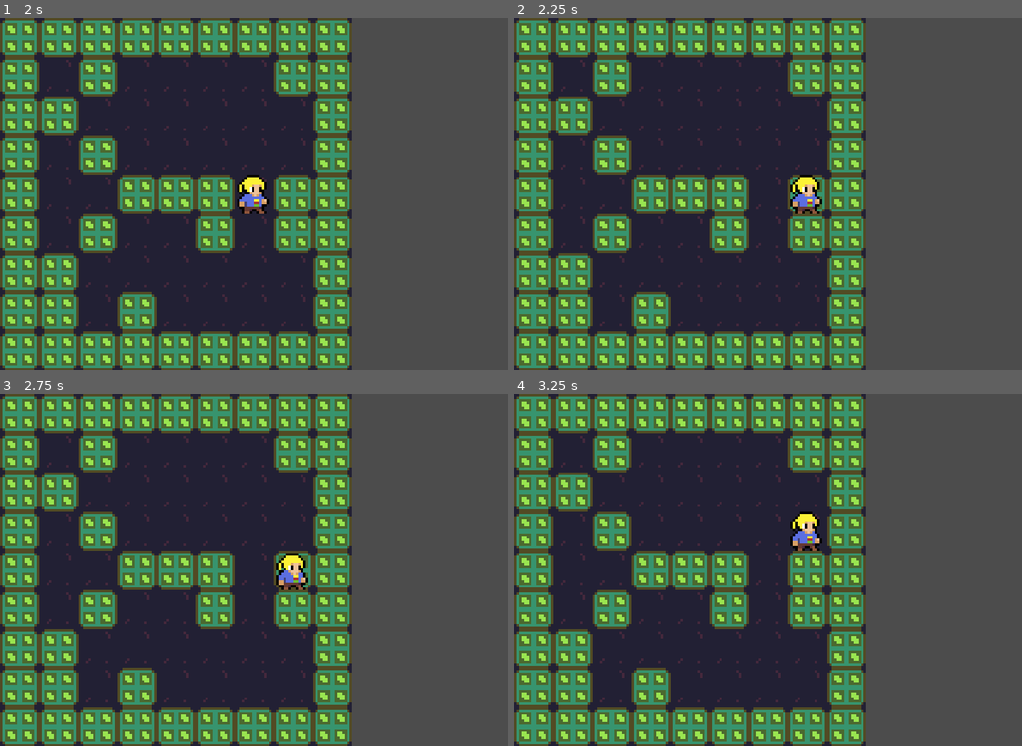
Above: before the commit, frames 1-4 (two rows, left to right).
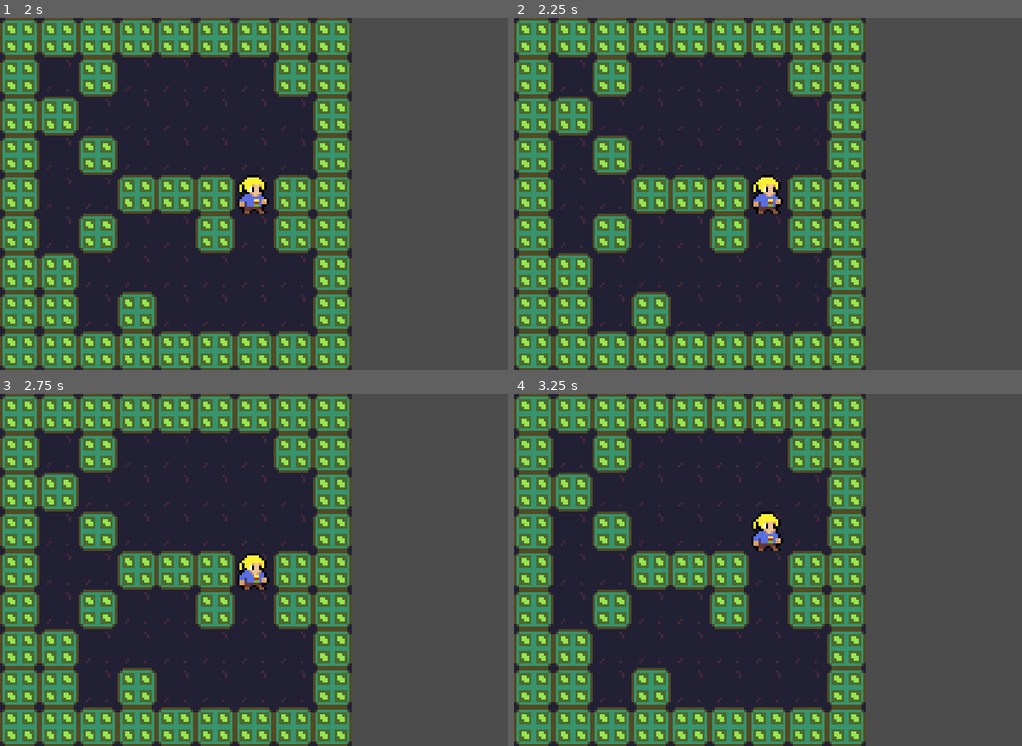
Above: after the commit, the same moments.

Repository: gueepo/godot_broughlike
Game: Godot game, scene res://Scenes/MainScene.tscn
Two runs of this game, one before a commit and one after it. Both use one fixed random seed, a clock stepped at 60 frames per second and the inputs below.
Inputs:
- Up to frame 1 (2 s): tap Enter at 0.5 s; hold Right (ui_right) 0.53-1.28 s; tap Space at 1.25 s; hold Down (ui_down) from 1.28 s (still down)
- Up to frame 2 (2.25 s): release Down (ui_down) at 2.03 s; hold Right (ui_right) from 2.03 s (still down)
- Up to frame 3 (2.75 s): keep holding Right (ui_right)
- Up to frame 4 (3.25 s): tap Enter at 2.75 s; release Right (ui_right) at 2.78 s; hold Up (ui_up) from 2.78 s (still down)

Frame 1 is identical in both runs. In frame 2, 1.1% of the frame differs, in the area x 46-61%, y 44-56%; in frame 3, 1.0%; in frame 4, 1.1%, in the area x 46-61%, y 33-45%.

Commit message:
fixing bug where player woudln't be able to move to all possible spaces

Diff:
--- a/broughlike/Scenes/MainScene.gd
+++ b/broughlike/Scenes/MainScene.gd
@@ -38,15 +38,21 @@
 			tile.position = Vector2(j * TILE_SIZE, i * TILE_SIZE)
 			map[i][j] = tile
 
-func is_valid_position(position):
-	return !(position.x < 0 || position.x >= (TILES_ON_HORIZONTAL * TILE_SIZE) || position.y < 0 || position.y >= (TILES_ON_VERTICAL * TILE_SIZE))
-
-
 # ===================================================================================================
 # ===================================================================================================
 # AUXILIARY FUNCTIONS
 # ===================================================================================================
 # ===================================================================================================
+func is_valid_position(position):
+	print(position)
+	var arrayPositionX = position.x / TILE_SIZE
+	var arrayPositionY = position.y / TILE_SIZE
+	print(Vector2(arrayPositionX, arrayPositionY))
+	var tile = map[arrayPositionY][arrayPositionX]
+	print(tile.is_passable)
+	return IsInBounds(arrayPositionX, arrayPositionY) && tile.is_passable
+	# return !(position.x < 0 || position.x >= (TILES_ON_HORIZONTAL * TILE_SIZE) || position.y < 0 || position.y >= (TILES_ON_VERTICAL * TILE_SIZE))
+
 func IsInBounds(x, y):
 	return x > 0 && y > 0 && x < TILES_ON_HORIZONTAL - 1 && y < TILES_ON_VERTICAL - 1
 
--- a/broughlike/Scenes/Player.gd
+++ b/broughlike/Scenes/Player.gd
@@ -30,4 +30,5 @@
 		movementDirection.y = -amount_to_move
 
 	var newPosition = self.position + movementDirection;
-	MoveTo(newPosition)
+	if(newPosition != self.position):
+		MoveTo(newPosition)
